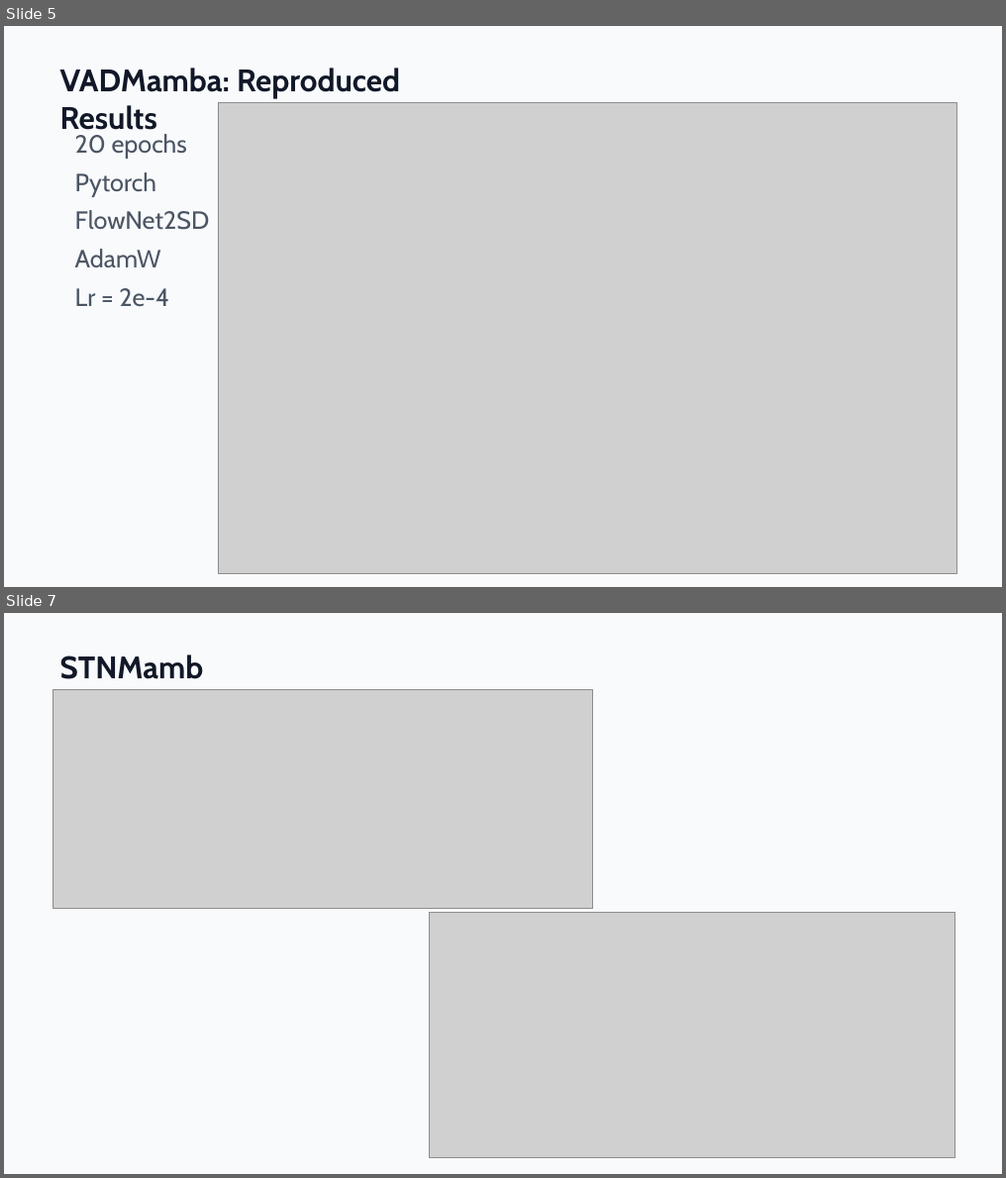
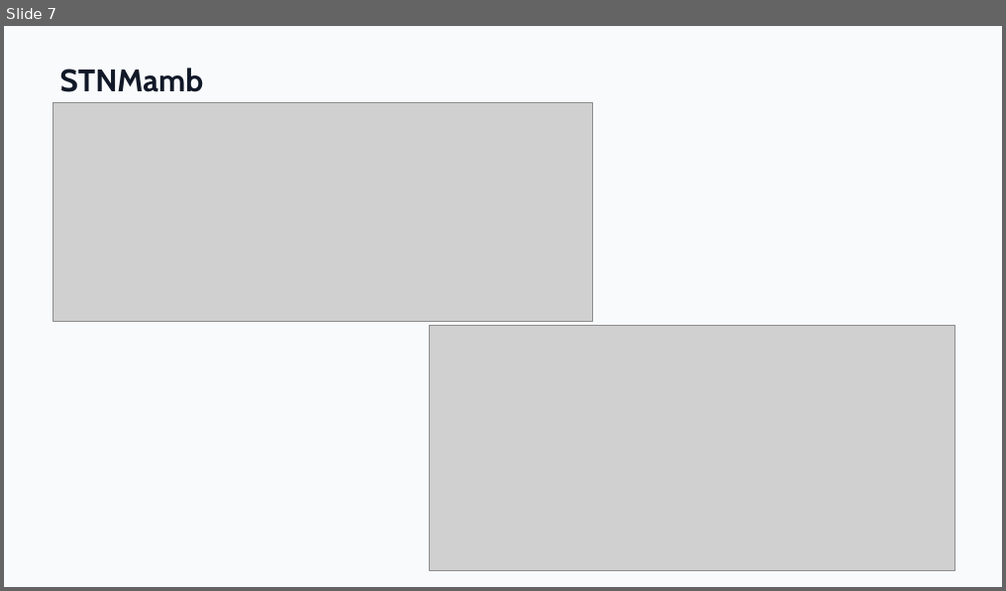
Before and after one commit to zeroxred/research, a slide deck: presentations/08_weekly_summary_stnmamba.pptx. Shown one above the other, each under a label of ours: slides 5 and 7 before the commit, slide 7 after it; the slides between them are not shown. The pictures are 1006x1178 and 1006x591 pixels, drawn with LibreOffice and Linux fonts; fonts in the diff are those of the drawing; grey boxes stand for pictures. Boxes give left, top, right and bottom in pixels: in the first picture for what was removed or moved away, otherwise in the second. Text is boxed around its words. In the diff, an @@ line names an element or a change of style, - is before the commit and + after.

```diff
--- a/presentations/08_weekly_summary_stnmamba.pptx
+++ b/presentations/08_weekly_summary_stnmamba.pptx
@@ slide 5 removed at box(4, 26, 1002, 587), background #F8FAFC @@
@@ text removed at box(60, 68, 400, 136) @@
-VADMamba: Reproduced Results
@@ picture removed at box(218, 103, 957, 574) @@
@@ text removed at box(75, 134, 210, 306) @@
-20 epochs
-Pytorch
-FlowNet2SD
-AdamW
-Lr = 2e-4
```
Also in this commit, not shown: 2 slides changed, 1 slide added.
